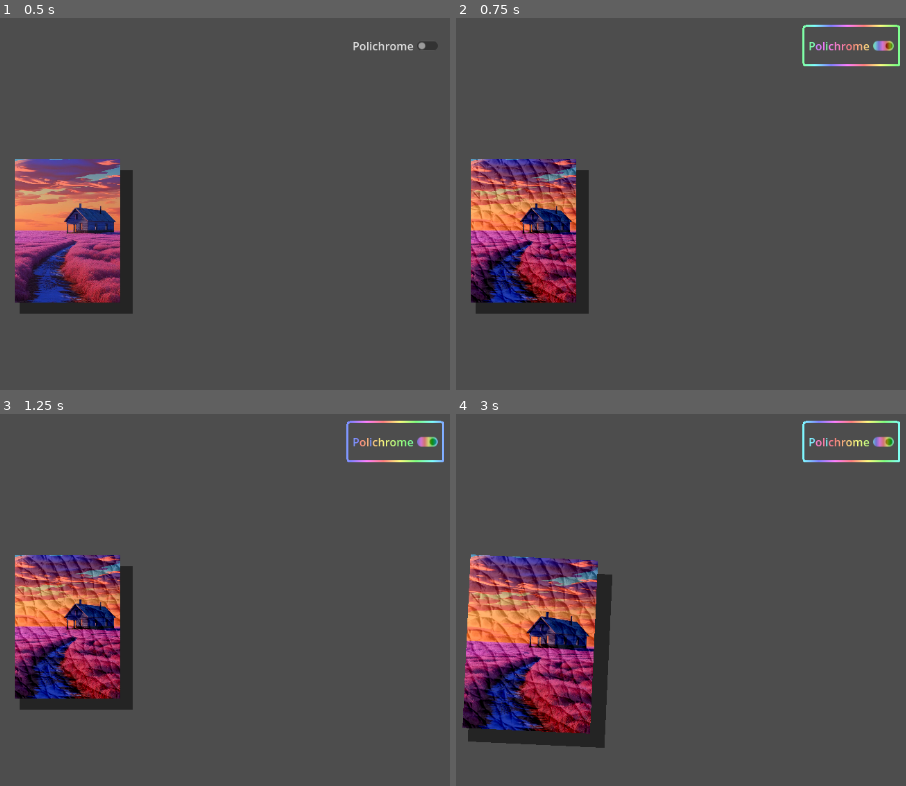
Above: before the commit, frames 1-4 (two rows, left to right).
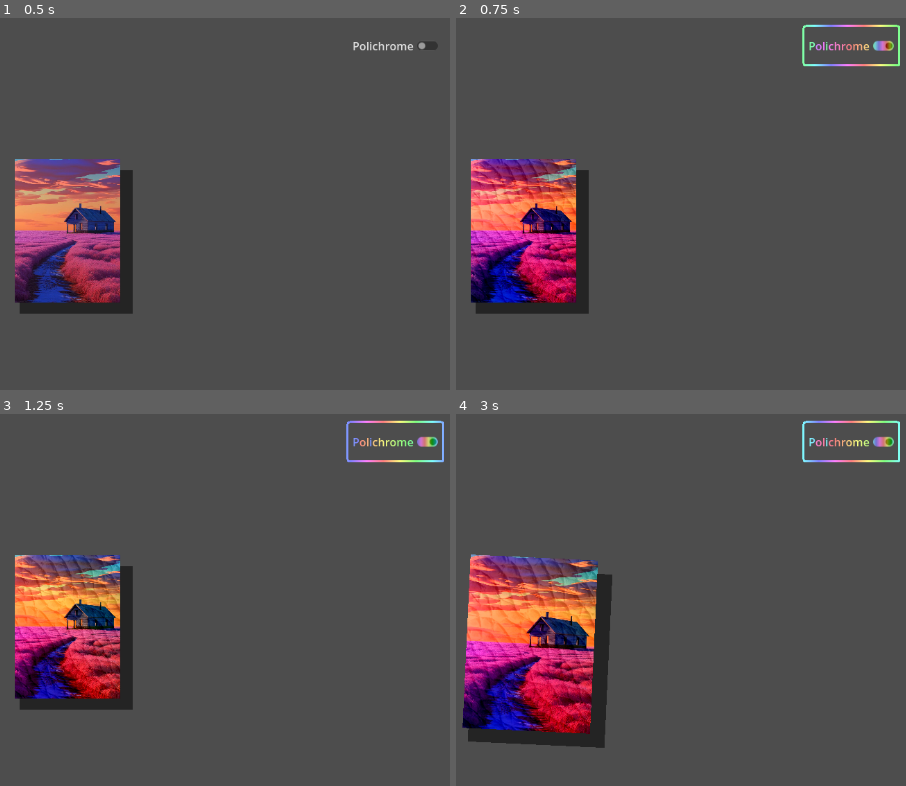
Above: after the commit, the same moments.

Repository: SphinxKingStone/NotBalatro
Game: Godot game, scene res://scenes/main.tscn
Same seed, same stepped clock (60 frames per second), same inputs: the game is played once before the commit and once after it.
Inputs (mouse positions are in pixels of both pictures, inside the frame that each line leads up to):
- Up to frame 1 (0.5 s): no input
- Up to frame 2 (0.75 s): click "Polichrome" at 0.5 s
- Up to frame 3 (1.25 s): no input
- Up to frame 4 (3 s): click "Polichrome" at 1.25 s; click "Polichrome" at 2 s; move the mouse to (523, 626) at 2.77 s; click (523, 626) at 2.92 s

Frame 1 is identical in both runs. In frame 2, 7.0% of the frame differs, in the area x 3-27%, y 37-77%; in frame 3, 6.1%; in frame 4, 9.6%, in the area x 1-32%, y 37-87%.

Commit message:
update combine shine and scales

Diff:
--- a/assets/shaders/card_effects_shader.gdshader
+++ b/assets/shaders/card_effects_shader.gdshader
@@ -18,7 +18,11 @@
 
 uniform sampler2D scales_texture; // inversed depth map
 uniform float scales_strength : hint_range(3.5, 10.0) = 4.0;
-uniform bool enable_scales = false;
+uniform bool enable_polychrome = false;
+
+uniform float strength: hint_range(0., 1.) = 0.5;
+uniform float speed: hint_range(0., 10.) = 0.5;
+uniform float angle: hint_range(0., 360.) = 45.;
 
 // Creates rotation matrix
 void vertex(){
@@ -59,15 +63,33 @@
     COLOR = texture(TEXTURE, uv + 0.5);
 	COLOR.a *= step(max(abs(uv.x), abs(uv.y)), 0.5);
 
-	if (enable_scales) {
+	if (enable_polychrome) {
 	vec3 new_color =  texture(scales_texture, uv + 0.5).rgb;
 
-	// apply scales texture
-	COLOR.rgb = COLOR.rgb - new_color / scales_strength;
+	// rainbow part
+	float hue = UV.x * cos(radians(angle)) - UV.y * sin(radians(angle));
+	hue = fract(hue + fract(TIME  * speed));
+	float x = 1. - abs(mod(hue / (1./ 6.), 2.) - 1.);
+	vec3 rainbow;
+	if(hue < 1./6.){
+		rainbow = vec3(1., x, 0.);
+	} else if (hue < 1./3.) {
+		rainbow = vec3(x, 1., 0);
+	} else if (hue < 0.5) {
+		rainbow = vec3(0, 1., x);
+	} else if (hue < 2./3.) {
+		rainbow = vec3(0., x, 1.);
+	} else if (hue < 5./6.) {
+		rainbow = vec3(x, 0., 1.);
+	} else {
+		rainbow = vec3(1., 0., x);
+	}
+	vec4 color = texture(TEXTURE, uv + 0.5);
 
-	//COLOR.rgb = COLOR.rgb * new_color * 1.1; // cool effect but not what's needed
+	// apply scales and rainbow texture
+	COLOR.rgb = COLOR.rgb - mix(new_color, rainbow, strength) / scales_strength;
 
 	// bring up brightness
-	COLOR.rgb *= 1.1;
+	COLOR.rgb *= 1.3;
 	}
 }
--- a/assets/shaders/card_effects_shader.tres
+++ b/assets/shaders/card_effects_shader.tres
@@ -12,5 +12,8 @@
 shader_parameter/x_rot = 0.0
 shader_parameter/inset = 0.0
 shader_parameter/scales_strength = 4.0
-shader_parameter/enable_scales = false
+shader_parameter/enable_polychrome = false
+shader_parameter/strength = 0.5
+shader_parameter/speed = 0.5
+shader_parameter/angle = 45.0
 shader_parameter/scales_texture = ExtResource("2_fqv8r")
--- a/scripts/main.gd
+++ b/scripts/main.gd
@@ -2,5 +2,5 @@
 
 
 func _on_check_button_toggled(toggled_on) -> void:
-	$Card.card_texture.material.set_shader_parameter("enable_scales", toggled_on)
+	$Card.card_texture.material.set_shader_parameter("enable_polychrome", toggled_on)
 	$CheckButton.material.set_shader_parameter("enabled", toggled_on)
